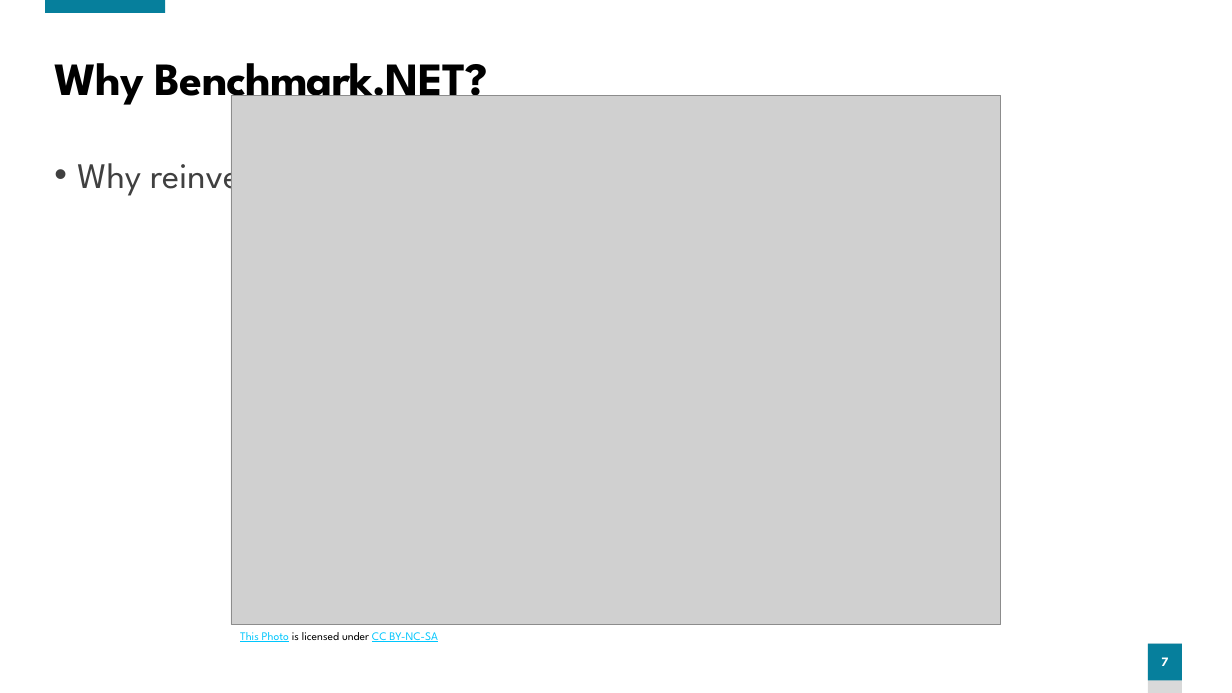
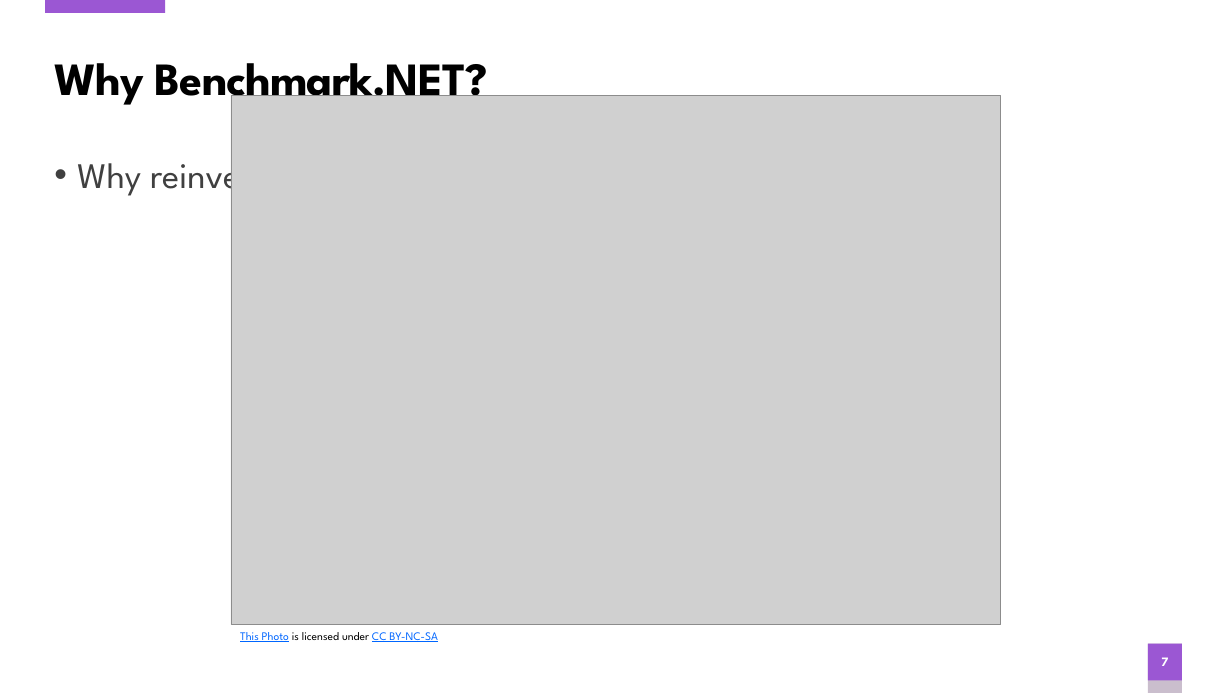
Before and after one commit to anuroopa/codecampnyc-2018, a slide deck: slide 7 of Hitchhiker's guide to Benchmark.pptx. Drawn at 1232x693 pixels with LibreOffice and Linux fonts; fonts in the diff are those of the drawing; grey boxes stand for pictures. Boxes give left, top, right and bottom in pixels: in the first picture for what was removed or moved away, otherwise in the second. Text is boxed around its words. In the diff, an @@ line names an element or a change of style, - is before the commit and + after.

Commit message:
Change theme colors

```diff
--- a/Hitchhiker's guide to Benchmark.pptx
+++ b/Hitchhiker's guide to Benchmark.pptx
@@ rectangle at [45, 0, 165, 13]: fill #067F9C to #9B57D3 @@
@@ text "This Photo is licensed under ..." at [240, 632, 438, 642]: text colour #01C6FD to #0066FF in "This Photo CC BY-NC-SA" @@
@@ page number at [1148, 644, 1182, 681]: fill #067F9C to #9B57D3 @@
@@ rectangle at [1148, 644, 1182, 693]: fill #D9D9D9 to #CABECD @@
```
Also in this commit, not shown: 30 other slides changed.
